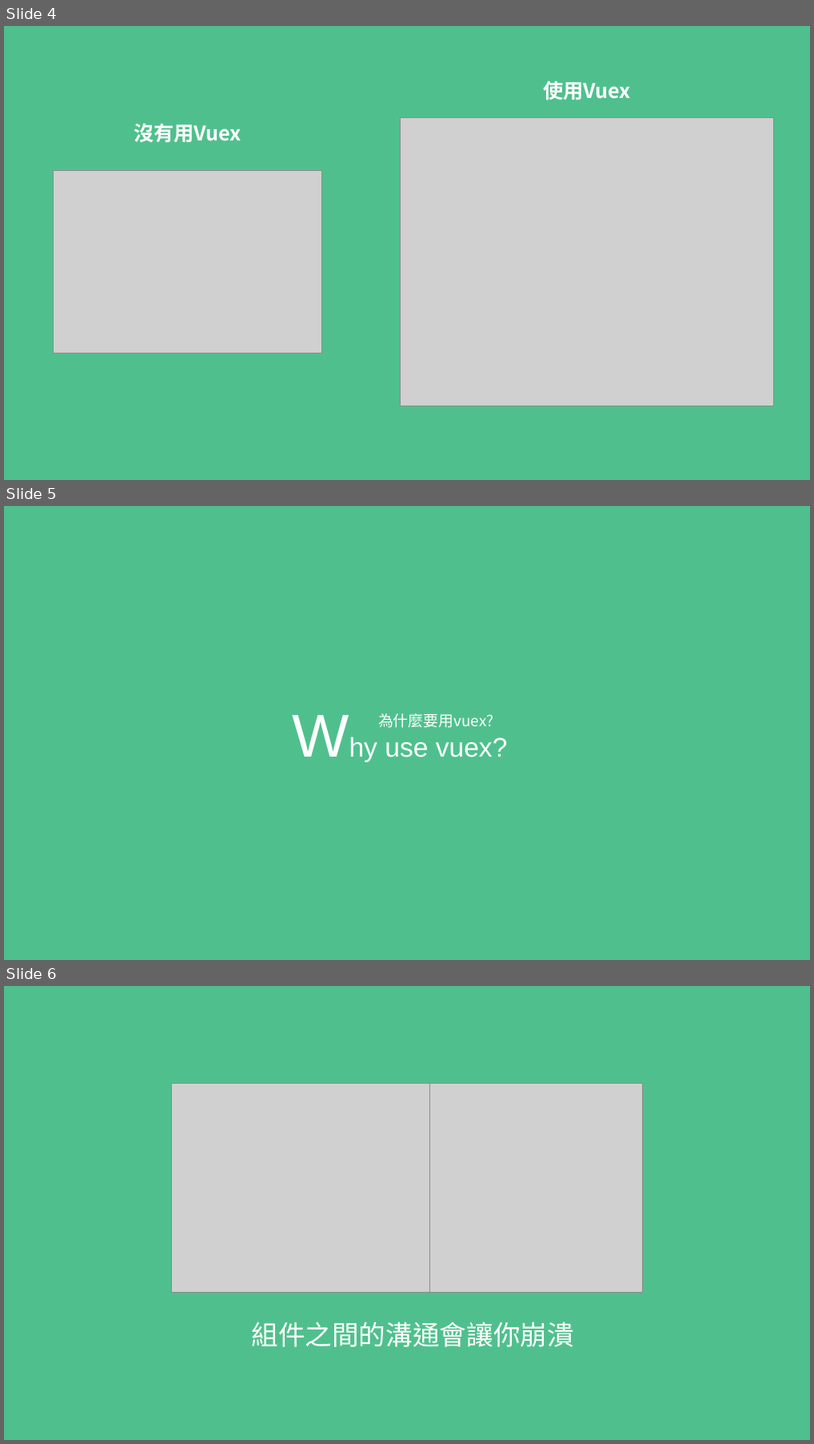
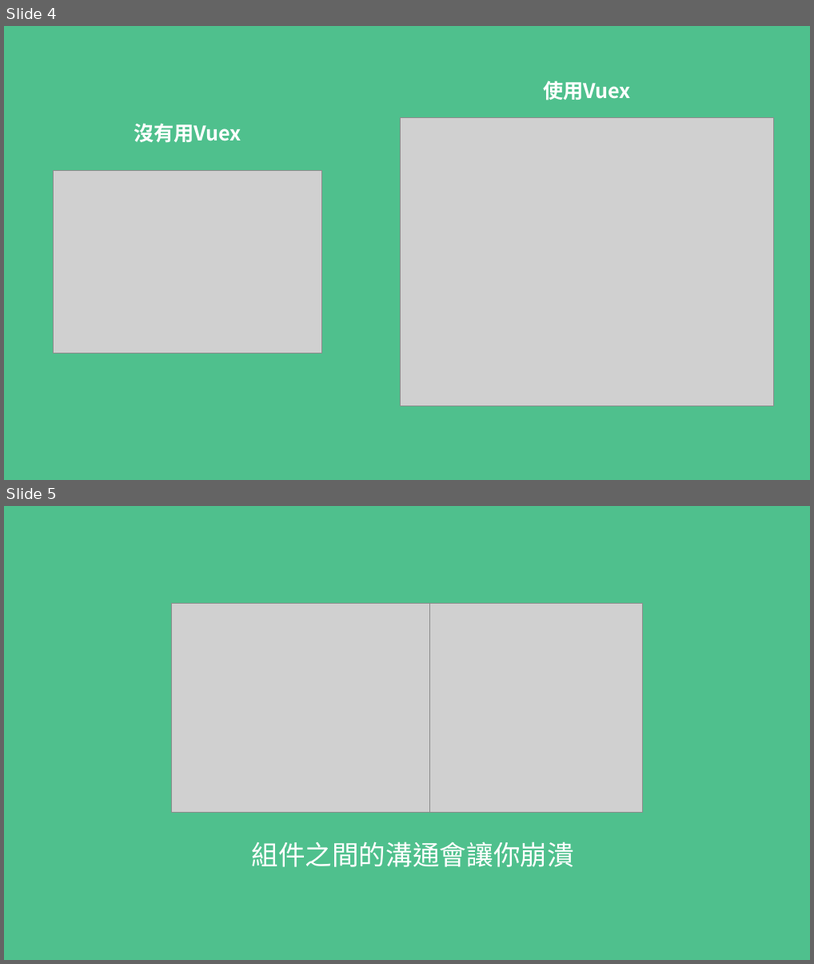
Before and after one commit to MikeOnlineCourse/Vue3_Course_Example, a slide deck: 07-Vuex/vuex.pptx. Shown one above the other, each under a label of ours: slides 4, 5 and 6 before the commit, slides 4 and 5 after it. The pictures are 814x1444 and 814x964 pixels, drawn with LibreOffice and Linux fonts; fonts in the diff are those of the drawing; grey boxes stand for pictures. Boxes give left, top, right and bottom in pixels: in the first picture for what was removed or moved away, otherwise in the second. Text is boxed around its words. In the diff, an @@ line names an element or a change of style, - is before the commit and + after.

Commit message:
fix ppt

```diff
--- a/07-Vuex/vuex.pptx
+++ b/07-Vuex/vuex.pptx
@@ slide 5 removed at <box>4,506,810,960</box>, background #4FC08D @@
@@ text removed at <box>378,713,494,728</box> @@
-為什麼要用vuex?
@@ text removed at <box>385,737,508,757</box> @@
-Why use vuex?
@@ what was slide 6 is now slide 5 @@
```
